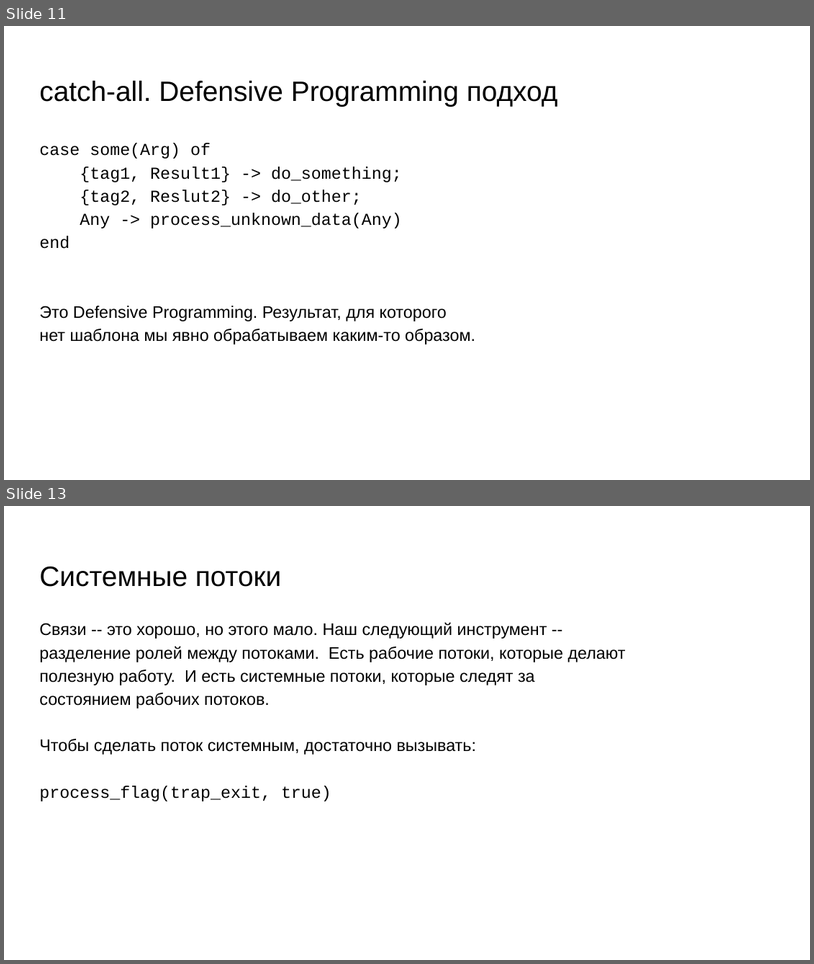
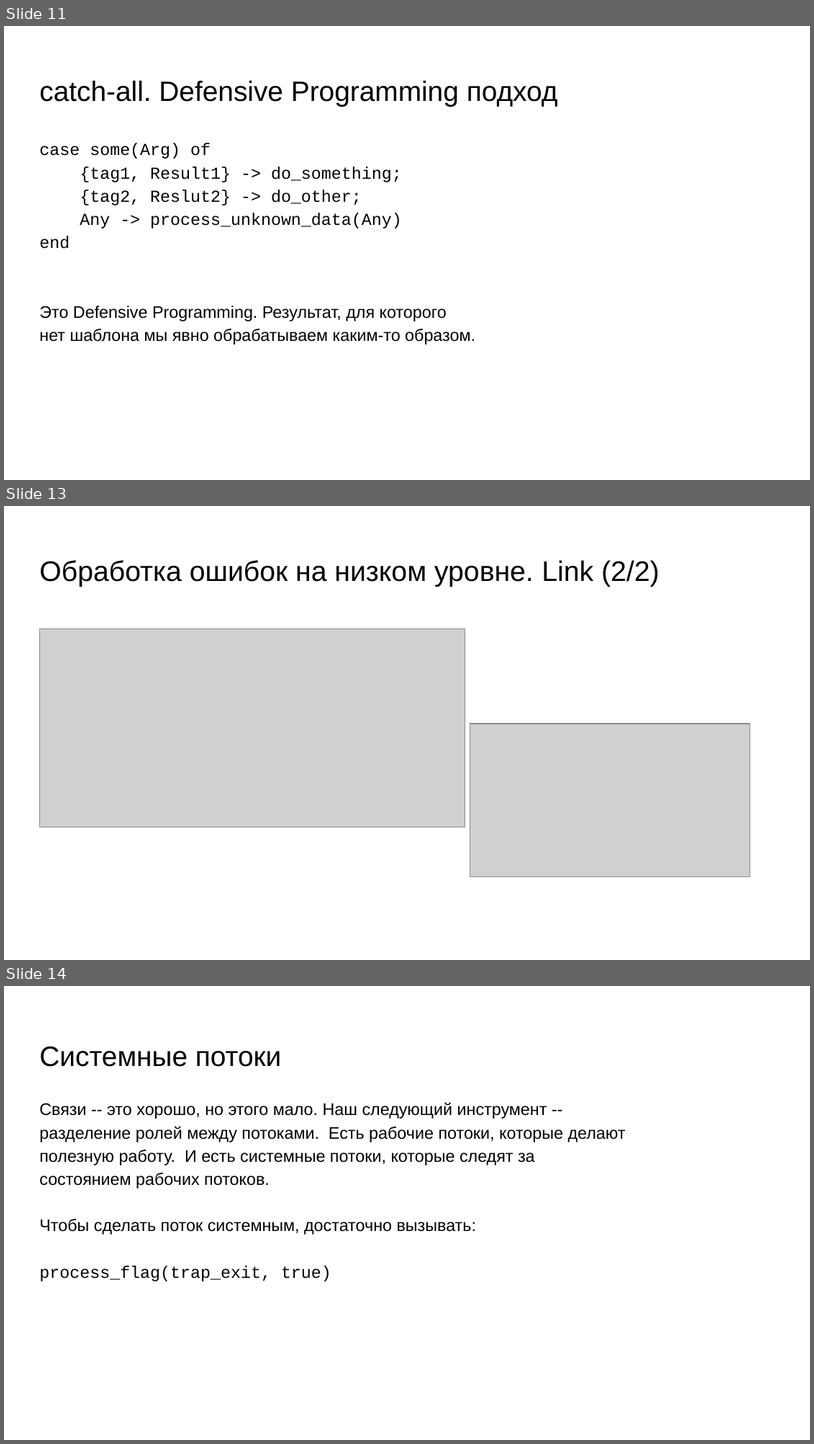
Before and after one commit to Samirox66/erlang, a slide deck: src/lec7_exceptions_07-11/exceptions.pptx. Shown one above the other, each under a label of ours: slides 11 and 13 before the commit, slides 11, 13 and 14 after it; the slides between them are not shown. The pictures are 814x964 and 814x1444 pixels, drawn with LibreOffice and Linux fonts; fonts in the diff are those of the drawing; grey boxes stand for pictures. Boxes give left, top, right and bottom in pixels: in the first picture for what was removed or moved away, otherwise in the second. Text is boxed around its words. In the diff, an @@ line names an element or a change of style, - is before the commit and + after.

```diff
--- a/src/lec7_exceptions_07-11/exceptions.pptx
+++ b/src/lec7_exceptions_07-11/exceptions.pptx
@@ slide 13 added at bbox=[4, 506, 810, 960], background #FFFFFF @@
@@ title added at bbox=[39, 560, 660, 587], 25.2 pt, text #000000 @@
+Обработка ошибок на низком уровне. Link (2/2)
@@ picture added at bbox=[39, 628, 466, 827] @@
@@ picture added at bbox=[470, 723, 750, 877] @@
@@ what was slide 13 is now slide 14 @@
```
Also in this commit, not shown: 1 other slide added, 1 slide removed, 1 other file.
